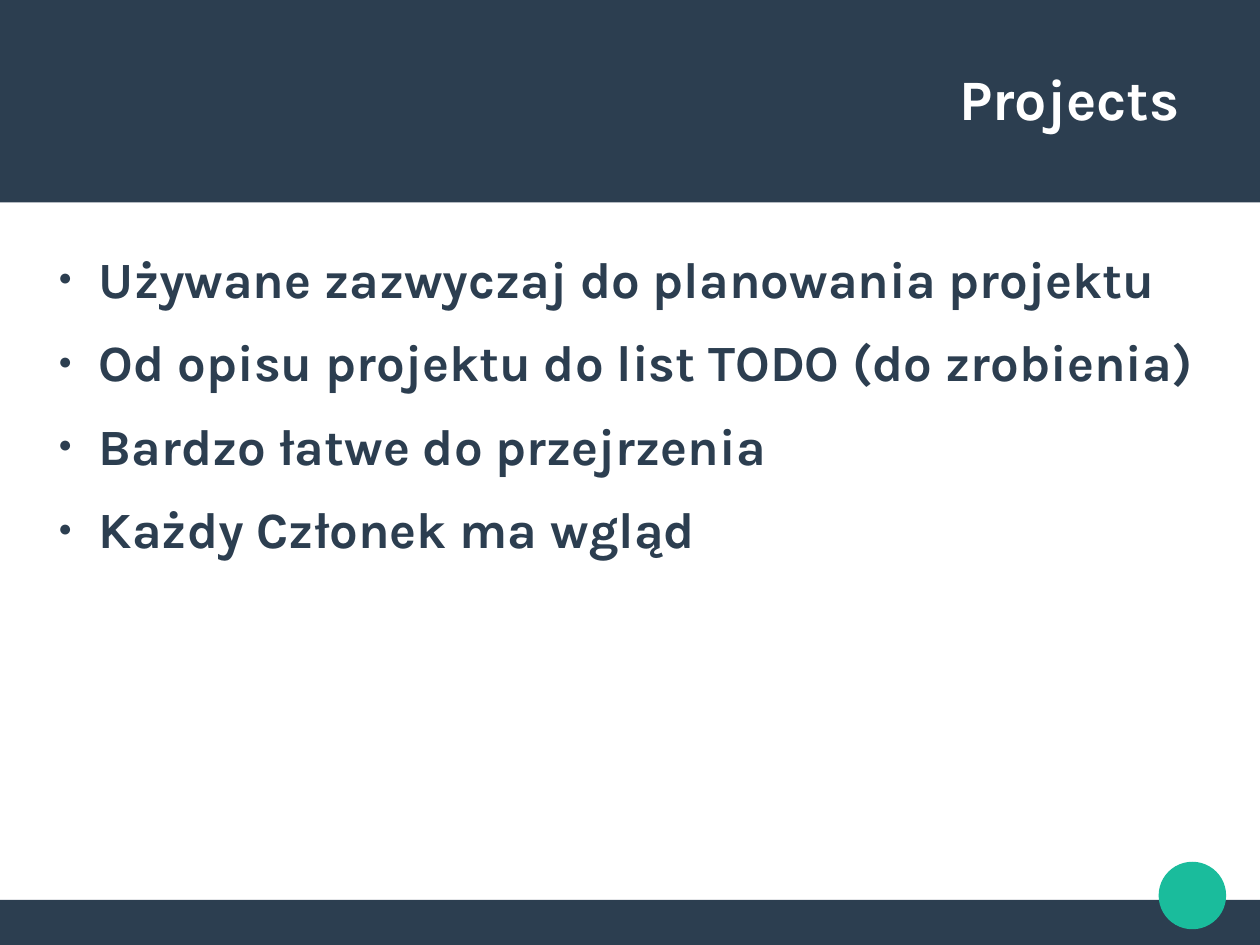
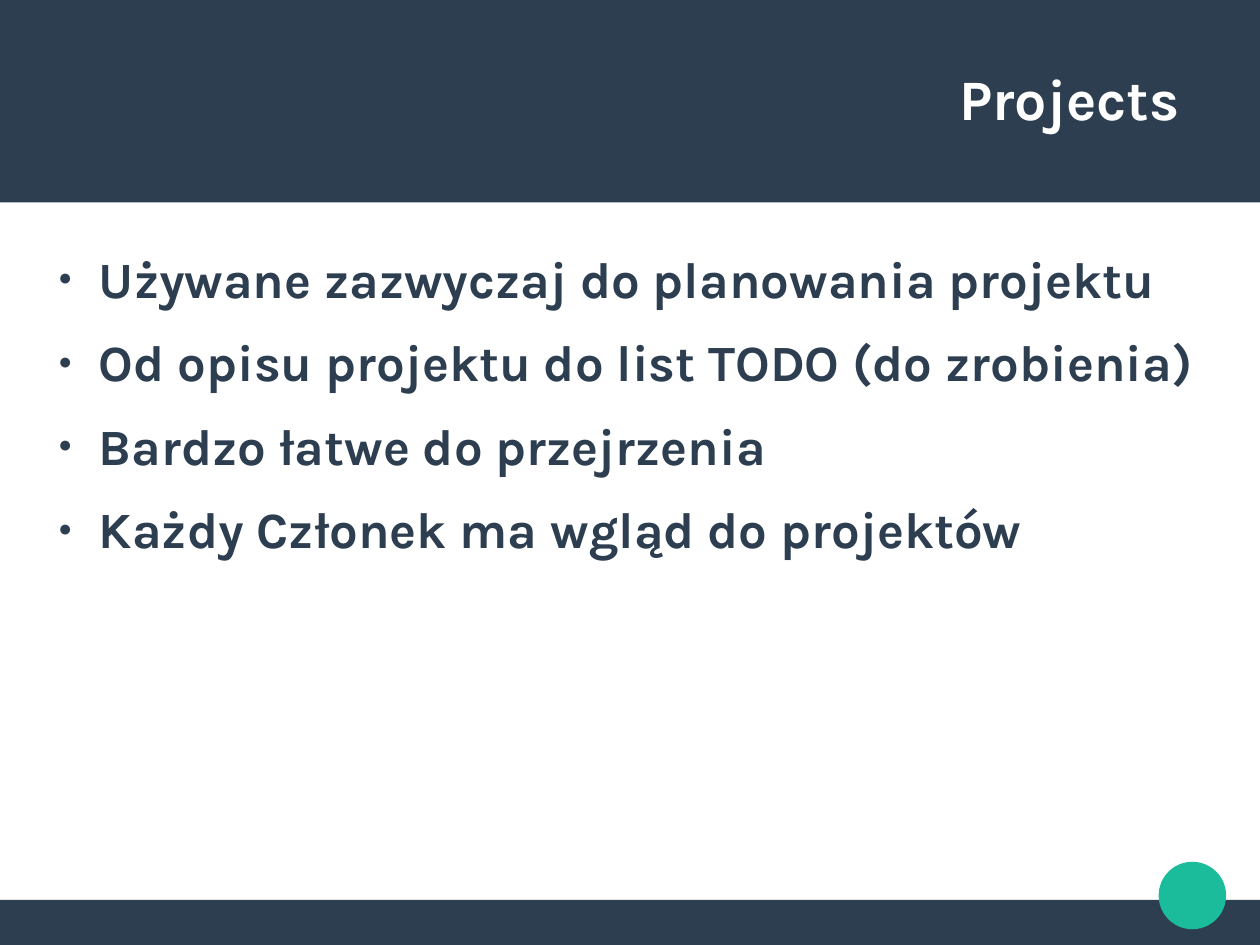
Before and after one commit to PZZProject/ProjecktPrezentacja, a slide deck: slide 12 of PrezentacjaGitHub.odp. Drawn at 1260x945 pixels with LibreOffice and Linux fonts; fonts in the diff are those of the drawing. Boxes give left, top, right and bottom in pixels: in the first picture for what was removed or moved away, otherwise in the second. Text is boxed around its words. In the diff, an @@ line names an element or a change of style, - is before the commit and + after.

```diff
--- a/PrezentacjaGitHub.odp
+++ b/PrezentacjaGitHub.odp
@@ text at (x1=99, y1=508, x2=1022, y2=560): text changed @@
-● Każdy Członek ma wgląd
+● Każdy Członek ma wgląd do projektów
```
Also in this commit, not shown: 1 other slide changed, 1 slide added.
